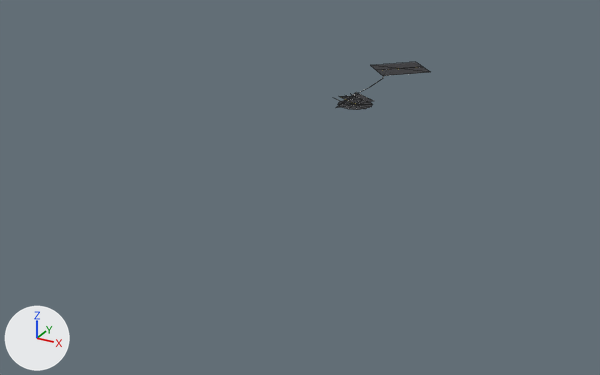
The glTF model docs/assets/models/roadway_chunks/chunk_5_2.glb, before and after one commit.
One viewpoint serves both versions: a camera (50 mm lens) standing at (2732.0, -1905.0, 171.0) and looking at (2521.0, -1521.0, -21.0). Arrows for +X, +Y and +Z are at lower left; the lights stay in place. The older version comes first. Mesh edges are drawn as thin lines.

The scene before the commit, as lines of its bpy script (objects in view):
```python
me_road_asphalt = bpy.data.meshes.new('road_asphalt')
me_road_asphalt.from_pydata(...)  # 27 vertices, 18 faces; spans x 2479.0..2526.7, y -1438.5..-1306.9, z 0.1
me_road_asphalt.materials.append(mat_road_asphalt)  # dark grey #323235
me_road_marking_white = bpy.data.meshes.new('road_marking_white')
me_road_marking_white.from_pydata(...)  # 49 vertices, 23 faces; spans x 2490.3..2526.7, y -1430.0..-1328.4, z 0.1
me_road_marking_white.materials.append(mat_road_marking_white)  # white #f7f7f2
me_road_marking_yellow = bpy.data.meshes.new('road_marking_yellow')
me_road_marking_yellow.from_pydata(...)  # 18 vertices, 6 faces; spans x 2489.0..2516.5, y -1425.9..-1317.6, z 0.1
me_road_marking_yellow.materials.append(mat_road_marking_yellow)  # yellow #f9dd4f
ob_road_asphalt = bpy.data.objects.new('road_asphalt', me_road_asphalt)
ob_road_asphalt.location = (0.0, 0.0, 0.0)
ob_road_marking_white = bpy.data.objects.new('road_marking_white', me_road_marking_white)
ob_road_marking_white.location = (0.0, 0.0, 0.0)
ob_road_marking_yellow = bpy.data.objects.new('road_marking_yellow', me_road_marking_yellow)
ob_road_marking_yellow.location = (0.0, 0.0, 0.0)
```
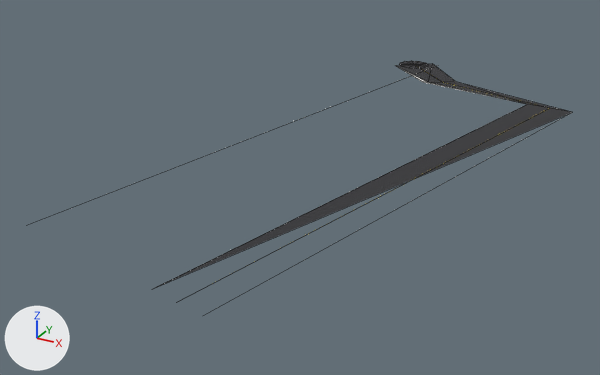
What differs and where, as boxes (x1, y1, x2, y2) in the pictures (600 x 375 px; the box of a moved part takes in the faces that stretch with it):
'road_asphalt', reshaped (340% wider, 365% taller): before (336, 62, 430, 110); after (155, 61, 572, 288)
'sidewalk_concrete', added: after (400, 68, 525, 104)
'road_marking_white', reshaped: before (354, 75, 387, 98); after (177, 64, 565, 285)
'road_marking_yellow', reshaped (not visible before): after (254, 67, 544, 262)
part 1 of me_road_asphalt, moved or reshaped: before (338, 100, 372, 110); after (399, 61, 427, 65)
part 2 of me_road_asphalt, deleted: before (370, 62, 430, 76)
part 3 of me_road_asphalt, deleted: before (336, 94, 373, 108)
part 4 of me_road_asphalt, added: after (155, 64, 572, 288)
part 5 of me_road_marking_white, added: after (177, 64, 565, 285)

The change, as a diff of the scene's bpy script:
```diff
--- a/docs/assets/models/roadway_chunks/chunk_5_2.glb.py
+++ b/docs/assets/models/roadway_chunks/chunk_5_2.glb.py
@@ me_road_asphalt @@
 # verts and faces of me_road_asphalt; kept vertices keep their numbers, new ones are numbered from 27
-me_road_asphalt.from_pydata(...)  # 27 vertices, 18 faces; spans x 2479.0..2526.7, y -1438.5..-1306.9, z 0.1
+me_road_asphalt.from_pydata(...)  # 20 vertices, 17 faces; spans x 2496.3..2639.9, y -1680.8..-1303.5, z 0.1
+# me_road_asphalt part 1: the loose piece of 13 vertices spanning x 2498.9..2521.9, y -1437.2..-1414.2, z 0.1 is moved by (-2.5, 110.8, 0.0)
+# me_road_asphalt part 2: the loose piece of 4 vertices spanning x 2479.0..2526.7, y -1354.8..-1306.9, z 0.1 is deleted
+# me_road_asphalt part 3: the loose piece of 3 vertices spanning x 2502.3..2518.3, y -1438.5..-1403.0, z 0.1 is deleted
+# me_road_asphalt part 4
+verts[27] = (2541.4, -1680.8, 0.1)
+verts[28] = (2639.9, -1373.2, 0.1)  # pixel (572, 112)
+verts[29] = (2610.1, -1370.8, 0.1)  # pixel (527, 104)
+verts[30] = (2551.5, -1343.7, 0.1)  # pixel (456, 81)
+verts[31] = (2534.8, -1354.8, 0.1)  # pixel (428, 82)
+verts[32] = (2519.5, -1305.4, 0.1)  # pixel (432, 63)
+verts[33] = (2496.5, -1324.6, 0.1)  # pixel (395, 65)
+faces += [(27, 28, 29), (28, 30, 29), (29, 30, 31), (30, 32, 31), (31, 32, 33)]
+# other edits to the shape of me_road_asphalt do not show in these pictures
 me_road_asphalt.materials.append(mat_road_asphalt)
@@ me_road_marking_white @@
 # verts and faces of me_road_marking_white; kept vertices keep their numbers, new ones are numbered from 49
-me_road_marking_white.from_pydata(...)  # 49 vertices, 23 faces; spans x 2490.3..2526.7, y -1430.0..-1328.4, z 0.1
+me_road_marking_white.from_pydata(...)  # 25 vertices, 11 faces; spans x 2454.5..2639.8, y -1687.2..-1305.5, z 0.1
+# me_road_marking_white part 5
+verts[49] = (2610.2, -1370.8, 0.1)  # pixel (527, 104)
+verts[50] = (2639.7, -1373.2, 0.1)  # pixel (572, 112)
+verts[51] = (2519.3, -1305.5, 0.1)  # pixel (432, 63)
+verts[52] = (2524.5, -1306.9, 0.1)  # pixel (438, 65)
+for new, old in zip([*range(53, 57)], [*range(49, 53)]): verts[new] = verts[old] + (0.1, 0.0, 0.0)
+verts[57] = (2610.2, -1370.8, 0.1)  # pixel (527, 104)
+verts[58] = (2534.9, -1354.8, 0.1)  # pixel (428, 82)
+verts[59] = (2639.8, -1373.3, 0.1)  # pixel (572, 112)
+for new, old in zip([60, 61, 62], [57, 58, 59]): verts[new] = verts[old] + (0.0, 0.1, 0.0)
+verts[63] = (2541.5, -1680.8, 0.1)
+verts[64] = (2570.4, -1687.2, 0.1)
+verts[65] = (2551.4, -1343.8, 0.1)  # pixel (455, 81)
+verts[66] = (2551.3, -1343.9, 0.1)  # pixel (455, 81)
+verts[67] = (2551.3, -1343.9, 0.1)  # pixel (455, 81)
+verts[68] = (2551.4, -1343.8, 0.1)  # pixel (455, 81)
+verts[69] = (2454.5, -1662.9, 0.1)
+faces += [(49, 63, 53), (50, 64, 54), (57, 60, 61), (57, 61, 58), (59, 62, 65), (59, 65, 66)]
+faces += [(55, 67, 68), (51, 67, 55), (52, 69, 56)]
+# other edits to the shape of me_road_marking_white do not show in these pictures
 me_road_marking_white.materials.append(mat_road_marking_white)
@@ me_road_marking_yellow @@
-me_road_marking_yellow.from_pydata(...)  # 18 vertices, 6 faces; spans x 2489.0..2516.5, y -1425.9..-1317.6, z 0.1
+me_road_marking_yellow.from_pydata(...)  # 22 vertices, 10 faces; spans x 2507.9..2625.2, y -1684.0..-1314.9, z 0.1
+# me_road_marking_yellow part 6: 6 vertices removed from x 2489.0..2516.5, y -1343.8..-1317.6, z 0.1; 22 vertices added at x 2507.9..2625.2, y -1684.0..-1314.9, z 0.1
+# other edits to the shape of me_road_marking_yellow do not show in these pictures
 me_road_marking_yellow.materials.append(mat_road_marking_yellow)
@@ me_sidewalk_concrete @@
+me_sidewalk_concrete.from_pydata([(2610.1, -1370.8, 0.2), (2534.8, -1354.8, 0.2), (2531.7, -1356.8, 0.2), (2610.1, -1370.8, 0.1), (2534.8, -1354.8, 0.1), (2496.5, -1324.6, 0.2), (2496.5, -1324.6, 0.1)], [], [(0, 1, 2), (3, 4, 1), (3, 1, 0), (2, 1, 5), (4, 6, 5), (4, 5, 1)])
+me_sidewalk_concrete.materials.append(mat_sidewalk_concrete)  # white #e5e5e0
@@ ob_sidewalk_concrete @@
+ob_sidewalk_concrete = bpy.data.objects.new('sidewalk_concrete', me_sidewalk_concrete)
+ob_sidewalk_concrete.location = (0.0, 0.0, 0.0)
```
